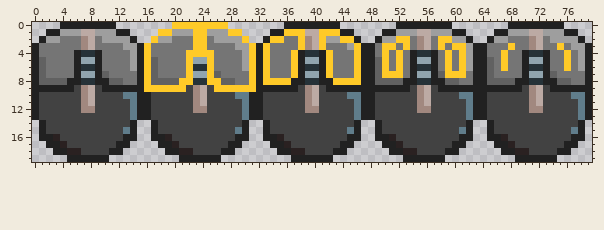
Edited in one commit: sprite sheet (KamataEngineNovice1/RS/UI/MouseAni.png). Above is the file before it was changed.
The file is 240x60 pixels, drawn in blocks of 3x3; one block is one cell here.
And afterwards:
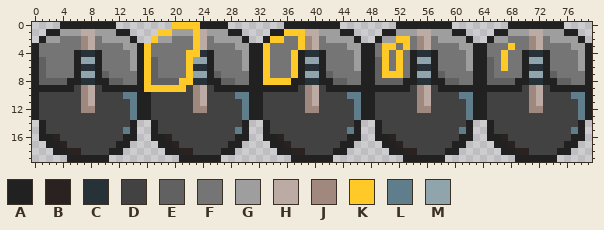
Palette (. is transparent): A #212121  B #2a2121  C #263238  D #424242  E #616161  F #757575  G #9e9e9e  H #bcaaa4  J #a1887f  K #ffca28  L #607d8b  M #90a4ae
From old to new:
Changed rows in their new state; - is an unchanged pixel.
first column x 24:
 0 AAAA-------------------------------------------------
 1 H---AA-----------GGG---------------------------------
 2 H-----A----------F--GG------------GG-----------------
 3 H------A---------F----G-----------F-FG-------------F-
 4 CA-----A----------F---G------------F-F--------------F
 5 -A-----A----------F---G------------F-F--------------F
 6 -A-----A----------F---G------------F-F--------------F
 7 -A-----A----------E---F------------FFF---------------
 8 -AA----A-----------EEFF------------------------------
 9 --AAAAAA---------------------------------------------
